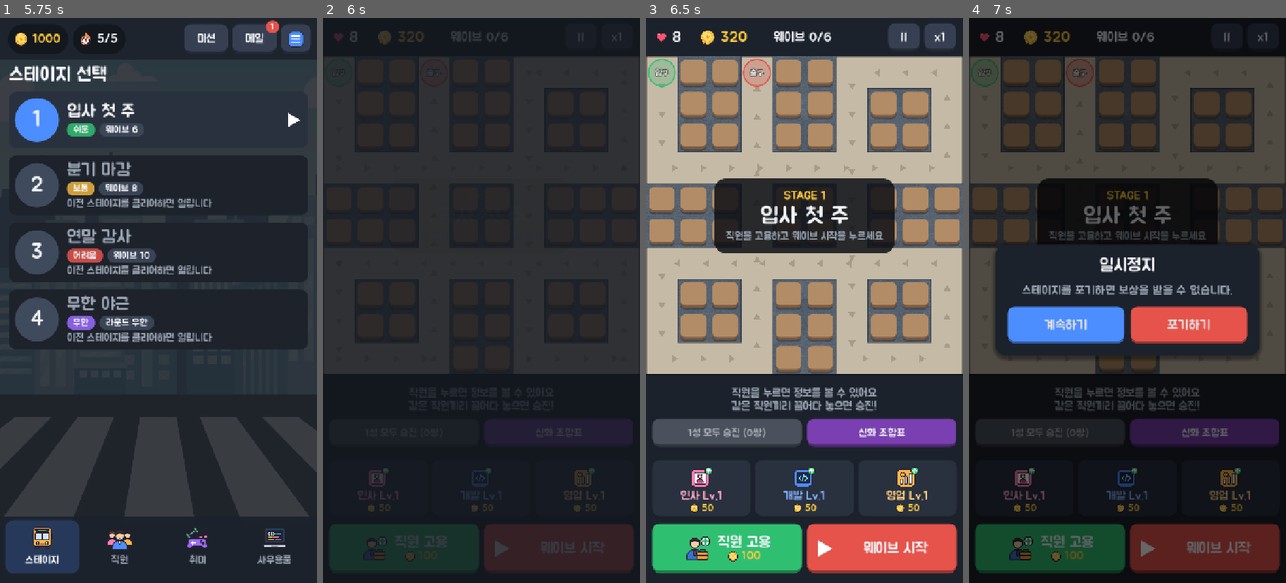
Above: before the commit, frames 1-4 (left to right).
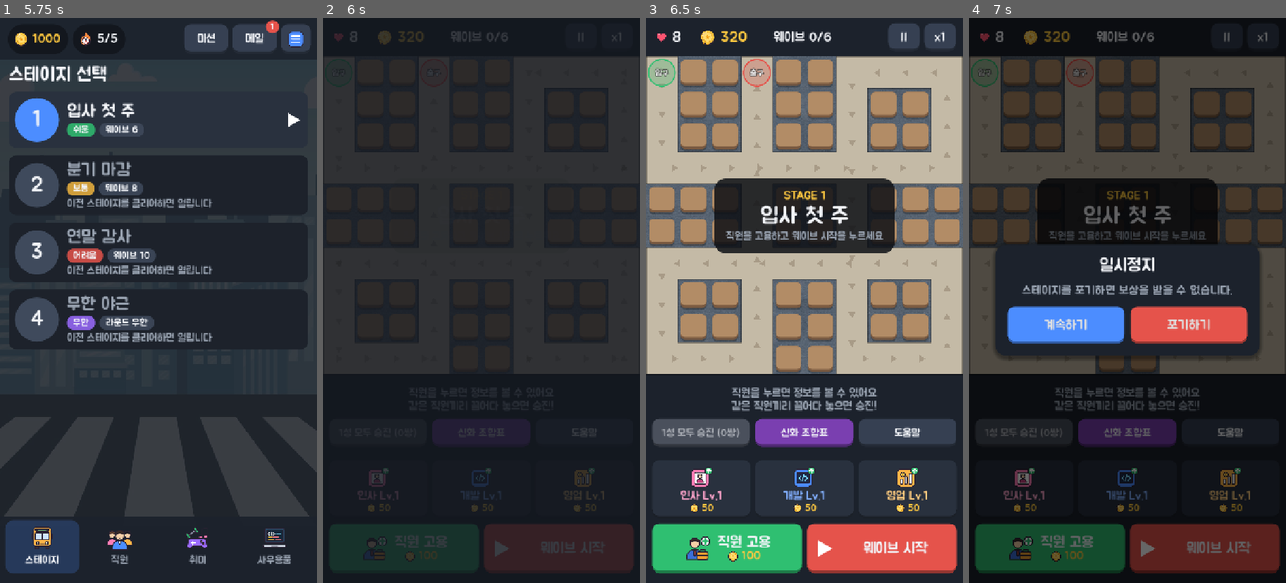
Above: after the commit, the same moments.

Repository: chw3021/CompanyDefense
Game: Godot game, scene res://scenes/boot.tscn
Two runs of this game, one before a commit and one after it. Both use one fixed random seed, a clock stepped at 60 frames per second and the inputs below.
Inputs (mouse positions are in pixels of both pictures, inside the frame that each line leads up to):
- Up to frame 1 (5.75 s): click "입사하기" at 0.5 s; click (158, 283) at 1.27 s; type "12" at 1.35 s; click "확인" at 2 s; click "미션" at 2.75 s; click "닫기" at 3.5 s; click "메일" at 4.25 s; click "닫기" at 5 s
- Up to frame 2 (6 s): click (481, 119) at 5.75 s
- Up to frame 3 (6.5 s): no input
- Up to frame 4 (7 s): click "II" at 6.5 s

Frame 1 is identical in both runs. In frame 2, 0.1% of the frame differs, in the area x 42-87%, y 72-74%; in frame 3, 2.9%, in the area x 4-98%, y 70-76%; in frame 4, 2.4%.

Commit message:
전투 도움말(팀 레벨업/협상/적 방어력)과 적 약점 표시 추가, 스킬 이펙트가 체력바·등급 표시를 가리지 않게 수정, 이펙트 진하기 설정 추가
Co-authored-by: Cursor <cursoragent@cursor.com>

Diff:
--- a/scripts/autoload/save.gd
+++ b/scripts/autoload/save.gd
@@ -329,3 +329,13 @@
 func set_game_speed(speed: float) -> void:
 	settings.set_value("game", "speed", speed)
 	settings.save(SETTINGS_PATH)
+
+
+## 스킬 이펙트 스프라이트 불투명도 (0 = 안 보임, 1 = 원본)
+func effect_alpha() -> float:
+	return settings.get_value("game", "effect_alpha", 0.75)
+
+
+func set_effect_alpha(alpha: float) -> void:
+	settings.set_value("game", "effect_alpha", clampf(alpha, 0.0, 1.0))
+	settings.save(SETTINGS_PATH)
--- a/scripts/screens/main_screen.gd
+++ b/scripts/screens/main_screen.gd
@@ -575,6 +575,22 @@
 		refresh.call())
 	refresh.call()
 	v.add_child(speed_button)
+	# 스킬 이펙트 진하기: 낮출수록 이펙트 뒤의 직원과 적이 잘 보인다
+	var fx_label := UI.label("", 26)
+	var fx_slider := HSlider.new()
+	fx_slider.min_value = 0.0
+	fx_slider.max_value = 1.0
+	fx_slider.step = 0.05
+	fx_slider.value = Save.effect_alpha()
+	fx_slider.custom_minimum_size.y = 48
+	var fx_refresh := func(value: float): fx_label.text = "스킬 이펙트 진하기: %d%%" % roundi(value * 100)
+	fx_slider.value_changed.connect(func(value: float):
+		Save.set_effect_alpha(value)
+		fx_refresh.call(value))
+	fx_refresh.call(fx_slider.value)
+	v.add_child(fx_label)
+	v.add_child(fx_slider)
+	v.add_child(UI.wrap_label("낮출수록 스킬 이펙트가 투명해져 직원과 적이 잘 보입니다.", 22, UI.MUTED, HORIZONTAL_ALIGNMENT_LEFT))
 	v.add_child(UI.wrap_label("컴퍼니 디펜스 v2.0\n데이터는 이 기기에 저장되며, 내 정보에서 구글 계정을 연동하면 클라우드에도 저장됩니다.\n\n사무실 이미지: pikisuperstar / Freepik\n글꼴: Jua (SIL OFL)", 24))
 	UI.modal("설정", v, [["닫기", UI.CARD_HI]], self)
 
--- a/scripts/stage/battle_view.gd
+++ b/scripts/stage/battle_view.gd
@@ -26,6 +26,7 @@
 var _frame_counts := {}   # sheet path -> 프레임 수
 var _boxes := {}          # 스타일박스 캐시
 var _path_cells := {}     # Vector2i -> true
+var _effect_alpha := 0.75  # 스킬 이펙트 불투명도 (설정값, 스테이지 시작 때 읽는다)
 
 # 연출 (게임 시간 기준으로 움직이고, 일시정지하면 멈춘다)
 var _fx: Array = []       # 파티클/고리/글자 {kind, pos, vel, age, life, size, color, rot, spin, text}
@@ -47,6 +48,7 @@
 	_bg = load("res://assets/background/stage1.png")
 	_enemy_tex = load("res://assets/enemy/printer.png")
 	_bolt_tex = load("res://assets/tower/projectile.png")
+	_effect_alpha = Save.effect_alpha()
 	for row in battle.map.size():
 		for col in battle.map[row].size():
 			var v := float(battle.map[row][col])
@@ -185,17 +187,21 @@
 		_draw_range(battle.selected)
 	for t: Tower in battle.towers:
 		_draw_tower(t)
-	# 끌고 있거나 선택한 직원과 합칠 수 있는 직원을 금색으로 표시
-	if _dragging and _press_tower:
-		_draw_merge_targets(_press_tower)
-	elif battle.selected:
-		_draw_merge_targets(battle.selected)
 	for e: Enemy in battle.enemies:
 		_draw_enemy(e)
 	for p in battle.projectiles:
 		_draw_projectile(p)
 	for fx in battle.effects:
 		_draw_effect(fx)
+	# 등급 별, 체력바, 합칠 대상 표시는 스킬 이펙트에 가려지지 않도록 이펙트 위에 그린다
+	for t: Tower in battle.towers:
+		_draw_tower_hud(t)
+	if _dragging and _press_tower:
+		_draw_merge_targets(_press_tower)
+	elif battle.selected:
+		_draw_merge_targets(battle.selected)
+	for e: Enemy in battle.enemies:
+		_draw_enemy_hud(e)
 	_draw_fx()
 	if _red_flash > 0:
 		ci.draw_rect(Rect2(0, 0, map_size, map_size), Color(UI.DANGER, 0.28 * _red_flash))
@@ -262,11 +268,8 @@
 	_rounded(top, Color(team_color, 0.6), 10)
 	var alpha := 0.35 if (_dragging and _press_tower == t) else 1.0
 	var shade := 0.55 if t.stun_left > 0 else 1.0  # 통화 중이면 어둡게
-	# 공격하는 동안 대상 쪽으로 살짝 몸을 내민다
 	var progress := t.attack_progress()
-	var lunge := Vector2.ZERO
-	if progress >= 0 and t.target != null and not t.target.dead:
-		lunge = (t.target.pos - t.center()).normalized() * c * 0.07 * sin(progress * PI)
+	var lunge := _lunge(t)
 	# 발판: 부서색 원판에 등급색 테두리. 등급이 높을수록 두껍고, 4등급부터는 바깥에 반짝이는 고리
 	var foot := Vector2(center_x, base.y + c * 0.7) + lunge
 	var ring := c * 0.34
@@ -290,12 +293,30 @@
 	# 직원: 발판 위에 선 SD 캐릭터. 배치 직후에는 통통 튀어나온다
 	var size := c * 0.8 * (1.0 + 0.25 * t.spawn_anim)
 	ci.draw_texture_rect(sprite, Rect2(foot.x - size / 2, foot.y + c * 0.06 - size, size, size), false, Color(shade, shade, shade, alpha))
+	# 공격 모션은 오른쪽 위에 팀마다 다른 모양으로
+	if progress >= 0:
+		_draw_attack_motion(t, Vector2(base.x + c * 0.8, base.y + c * 0.12), progress)
+
+
+## 공격하는 동안 대상 쪽으로 살짝 몸을 내민다
+func _lunge(t: Tower) -> Vector2:
+	var progress := t.attack_progress()
+	if progress >= 0 and t.target != null and not t.target.dead:
+		return (t.target.pos - t.center()).normalized() * battle.cell * 0.07 * sin(progress * PI)
+	return Vector2.ZERO
+
+
+## 직원 위 표시 (통화 중, 등급 별, 선택 테두리)
+func _draw_tower_hud(t: Tower) -> void:
+	var c := battle.cell
+	var base := Vector2(t.cell.x * c, t.cell.y * c)
+	var center_x := base.x + c / 2
+	var grade_color := GameData.tower_color(t.data)
+	var alpha := 0.35 if (_dragging and _press_tower == t) else 1.0
+	var lunge := _lunge(t)
 	if t.stun_left > 0:
 		_rounded(Rect2(center_x - c * 0.36, base.y + c * 0.04, c * 0.72, c * 0.24), Color(0, 0, 0, 0.65), 8)
 		_text(Vector2(center_x, base.y + c * 0.16), "통화 중", 17, UI.WARN)
-	# 공격 모션은 오른쪽 위에 팀마다 다른 모양으로
-	if progress >= 0:
-		_draw_attack_motion(t, Vector2(base.x + c * 0.8, base.y + c * 0.12), progress)
 	# 등급 별: 발 아래 어두운 띠 위에 등급 수만큼
 	var star_r := c * 0.075
 	var gap := star_r * 2.1
@@ -376,6 +397,13 @@
 	var sw := s * (1.0 + 0.12 * squash)
 	var sh := h * (1.0 - 0.12 * squash)
 	_draw_enemy_body(e.type_id, Rect2(p.x - sw / 2, p.y + h / 2 - sh, sw, sh), mod, e)
+
+
+## 적 위 표시 (기절 별, 보스 고리, 약점, 체력바, 보호막)
+func _draw_enemy_hud(e: Enemy) -> void:
+	var s := e.size
+	var p := e.pos + Vector2(0, e.bob_offset())
+	var h := s * _enemy_tex.get_height() / _enemy_tex.get_width()
 	if e.stun_left > 0:
 		var t := Time.get_ticks_msec() / 200.0
 		for i in 3:
@@ -387,6 +415,16 @@
 	var bar_w := maxf(s * 0.9, battle.cell * 0.5)
 	var bar := Rect2(p.x - bar_w / 2, p.y - h / 2 - 12, bar_w, 7)
 	_rounded(bar.grow(1), Color(0, 0, 0, 0.7), 4)
+	# 물리/마법 방어 차이가 크면 체력바 왼쪽에 잘 들어가는 피해 종류를 데미지 숫자와 같은 색으로 표시
+	var gap := e.pdef - e.mdef
+	if absf(gap) >= WEAK_GAP:
+		var weak_magic := gap > 0
+		var at := Vector2(bar.position.x - 12, bar.get_center().y)
+		ci.draw_circle(at, 11, Color(0, 0, 0, 0.7))
+		ci.draw_circle(at, 9, DMG_MAGIC if weak_magic else DMG_PHYSICAL)
+		var letter := "마" if weak_magic else "물"
+		var lw := _font.get_string_size(letter, HORIZONTAL_ALIGNMENT_LEFT, -1, 13).x
+		ci.draw_string(_font, at + Vector2(-lw / 2, 5), letter, HORIZONTAL_ALIGNMENT_LEFT, -1, 13, Color(0.08, 0.1, 0.15))
 	if e.hp_trail > e.hp_ratio():
 		_rounded(Rect2(bar.position, Vector2(bar.size.x * e.hp_trail, bar.size.y)), Color(1, 1, 1, 0.75), 3)
 	if e.hp_ratio() > 0:
@@ -400,6 +438,7 @@
 
 
 const SHIELD := Color("7fdcff")
+const WEAK_GAP := 20.0  # 물리/마법 방어 차이가 이 이상이면 약점 표시
 ## 그림이 있는 적 (프린터 계열). 나머지는 도형으로 그린다
 const SPRITE_ENEMIES := ["printer", "fax", "copier", "server", "boss"]
 
@@ -529,7 +568,7 @@
 	var index := int(fx.age * EFFECT_FPS) % count
 	var s: float = fx.size
 	var alpha := clampf((fx.life - fx.age) / 0.2, 0.0, 1.0)  # 끝날 때 살짝 사라지게
-	ci.draw_texture_rect_region(sheet, Rect2(fx.pos - Vector2(s, s) / 2, Vector2(s, s)), _frame_rect(index, sheet), Color(1, 1, 1, alpha))
+	ci.draw_texture_rect_region(sheet, Rect2(fx.pos - Vector2(s, s) / 2, Vector2(s, s)), _frame_rect(index, sheet), Color(1, 1, 1, alpha * _effect_alpha))
 
 
 # ------------------------------------------------------------------ 연출 (파티클, 데미지 숫자, 화면 흔들림)
--- a/scripts/stage/stage_screen.gd
+++ b/scripts/stage/stage_screen.gd
@@ -150,7 +150,8 @@
 	tools.alignment = BoxContainer.ALIGNMENT_CENTER
 	_merge_button = UI.button("", UI.SUCCESS, func(): battle.merge_all(1), 24)
 	var book := UI.button("신화 조합표", Color("7a3fb0"), _open_recipes, 24)
-	for b in [_merge_button, book]:
+	var help := UI.button("도움말", UI.CARD_HI, _open_help, 24)
+	for b in [_merge_button, book, help]:
 		b.custom_minimum_size = Vector2(0, 64)
 		b.size_flags_horizontal = Control.SIZE_EXPAND_FILL
 		tools.add_child(b)
@@ -264,6 +265,9 @@
 	sell.icon = load("res://assets/icons/walk_out.svg")
 	trade.icon = load("res://assets/icons/negociation.svg")
 	sell.expand_icon = false
+	var help := UI.button("?", UI.CARD_HI, _open_help, 28)
+	help.custom_minimum_size = Vector2(76, 76)
+	row.add_child(help)
 	v.add_child(row)
 	# 전설이면 신화 조합 재료와 각성 버튼
 	var mythic := UI.hbox(12)
@@ -339,6 +343,56 @@
 	v.add_child(UI.wrap_label("세 팀의 전설 3명(또는 특수 직원 + 전설 2명)을 모으면 신화로 각성! 첫 번째 직원을 누르고 '신화 각성'.\n재료로 쓴 직원은 사라집니다. 초록색은 지금 필드에 있는 직원.\n신화는 직원 관리에서 그 팀 직원을 모두 레벨 %d 이상으로 올려야 해금됩니다." % GameData.MYTHIC_UNLOCK_LEVEL, 22, UI.MUTED))
 	v.add_child(scroll)
 	UI.modal("신화 조합표", v, [["닫기", UI.CARD_HI]], self)
+
+
+## 도움말: 팀 레벨업, 협상, 적 방어력
+func _open_help() -> void:
+	var v := UI.vbox(12)
+	var section := func(title: String) -> void:
+		v.add_child(UI.label(title, 30, UI.GOLD))
+	var line := func(text: String, color: Color) -> void:
+		v.add_child(UI.wrap_label(text, 22, color, HORIZONTAL_ALIGNMENT_LEFT))
+
+	section.call("팀 레벨업 (인사 / 개발 / 영업)")
+	line.call("아래 팀 버튼을 누르면 그 팀 직원 모두의 물리·마법 공격력이 레벨당 10%씩 오릅니다.\n비용은 50 × 현재 레벨 코인이고, 이번 스테이지에서만 유지됩니다.", UI.MUTED)
+	var roles := {"hr": "공격 속도 증가, 적 방어력 감소, 기절 등 지원", "dv": "마법 피해 스킬", "sl": "물리 피해 스킬과 코인 획득"}
+	for team in GameData.TEAMS:
+		var lv: int = battle.team_level[team]
+		line.call("%s팀 Lv.%d: 공격력 +%d%% → 다음 레벨 +%d%% (%d코인)\n  %s" % [GameData.team_name(team), lv, (lv - 1) * 10, lv * 10, battle.upgrade_cost(team), roles[team]],
+				GameData.TEAM_COLORS[team].lightened(0.3))
+
+	section.call("협상")
+	var chances := []
+	for i in Battle.TRADE_CHANCES.size():
+		chances.append("%d성 %d%%" % [i + 1, roundi(Battle.TRADE_CHANCES[i] * 100)])
+	line.call("직원을 누르고 '협상'을 누르면 50 × 등급 코인을 내고 같은 등급의 다른 직원으로 바꿉니다.\n실패하면 그 직원은 퇴사하고 코인은 돌려받지 못합니다. 신화와 특수 직원은 협상할 수 없습니다.", UI.MUTED)
+	line.call("성공 확률: " + " · ".join(chances), UI.TEXT)
+
+	section.call("적 방어력")
+	line.call("받는 피해 = 피해 × (1 - 방어 ÷ (방어 + 100)). 괄호 안은 줄어드는 피해입니다.\n맵에서 체력바 옆 '물'(주황)·'마'(파랑) 표시는 그 피해가 잘 들어가는 적입니다.", UI.MUTED)
+	var grid := GridContainer.new()
+	grid.columns = 4
+	grid.add_theme_constant_override("h_separation", 18)
+	grid.add_theme_constant_override("v_separation", 6)
+	for head in ["적", "물리 방어", "마법 방어", "약점"]:
+		grid.add_child(UI.label(head, 22, UI.MUTED))
+	for id in StageDefs.ENEMIES:
+		var e: Dictionary = StageDefs.ENEMIES[id]
+		var gap: float = e.pdef - e.mdef
+		var weak := "-"
+		var weak_color := UI.MUTED
+		if absf(gap) >= BattleView.WEAK_GAP:
+			weak = "마법" if gap > 0 else "물리"
+			weak_color = BattleView.DMG_MAGIC if gap > 0 else BattleView.DMG_PHYSICAL
+		grid.add_child(UI.label(e.name, 22, UI.DANGER if e.boss else UI.TEXT))
+		grid.add_child(UI.label("%d (-%d%%)" % [e.pdef, roundi(100.0 * e.pdef / (e.pdef + 100.0))], 22, BattleView.DMG_PHYSICAL))
+		grid.add_child(UI.label("%d (-%d%%)" % [e.mdef, roundi(100.0 * e.mdef / (e.mdef + 100.0))], 22, BattleView.DMG_MAGIC))
+		grid.add_child(UI.label(weak, 22, weak_color))
+	v.add_child(grid)
+
+	var scroll := UI.scroll(v)
+	scroll.custom_minimum_size = Vector2(640, 760)
+	UI.modal("도움말", scroll, [["닫기", UI.CARD_HI]], self)
 
 
 # ------------------------------------------------------------------ 갱신
--- /dev/null
+++ b/tools/scenarios/help.gd
@@ -0,0 +1,53 @@
+# 도움말/약점 표시 확인용: 스킬 이펙트 위로 체력바·등급 별·약점 표시가 보이는지, 도움말 창과 직원 카드의 ? 버튼을 찍는다.
+# godot --path . --resolution 720x1280 -- --dev-script=res://tools/scenarios/help.gd --dev-out=<dir>
+extends Node
+
+var dev
+var battle: Battle
+
+
+func run(p_dev) -> void:
+	dev = p_dev
+	Save.reset()
+	Save.create_user("테스터")
+	Save.user.max_cleared = 3
+	await UI.go("res://scenes/stage.tscn", func(s): s.stage_id = 1)
+	await dev.wait(2.6)
+	var screen := get_tree().current_scene
+	battle = screen.battle
+	battle.start_wave()
+	await dev.wait(2.4)
+	for e: Enemy in battle.enemies.duplicate():
+		battle.enemies.erase(e)
+	battle._pending.clear()
+	# 맨 위 통로 (0행) 에 복합기/서버/프린터를 번갈아 세워 둔다
+	var types := ["copier", "server", "printer"]
+	for col in range(3, 10):
+		var e := Enemy.new(types[col % 3], 100000.0, battle)
+		e.pos = battle.cell_center(Vector2i(col, 3))
+		e.hold = 9999.0
+		battle.enemies.append(e)
+	for id_cell in [["tower_sl5_2", Vector2i(4, 2)], ["tower_dv3", Vector2i(5, 2)], ["tower_hr2", Vector2i(4, 4)]]:
+		var t: Tower = battle._place(id_cell[0], id_cell[1])
+		t.spawn_anim = 0.0
+	var caster: Tower = battle.towers[0]
+	caster.target = battle.enemies[1]
+	caster.skill._elapsed = 999.0
+	caster.skill.use(caster)
+	await dev.wait(0.3)
+	await dev.shot("help_00_skill_overlay")
+	battle.paused = true
+	dev.press("도움말")
+	await dev.wait(0.4)
+	await dev.shot("help_01_modal")
+	dev.press("닫기")
+	await dev.wait(0.3)
+	battle.select(caster)
+	await dev.wait(0.3)
+	await dev.shot("help_02_card")
+	await UI.go("res://scenes/main.tscn")
+	await dev.wait(0.5)
+	get_tree().current_scene._open_settings()
+	await dev.wait(0.4)
+	await dev.shot("help_03_settings")
+	dev.finish()
